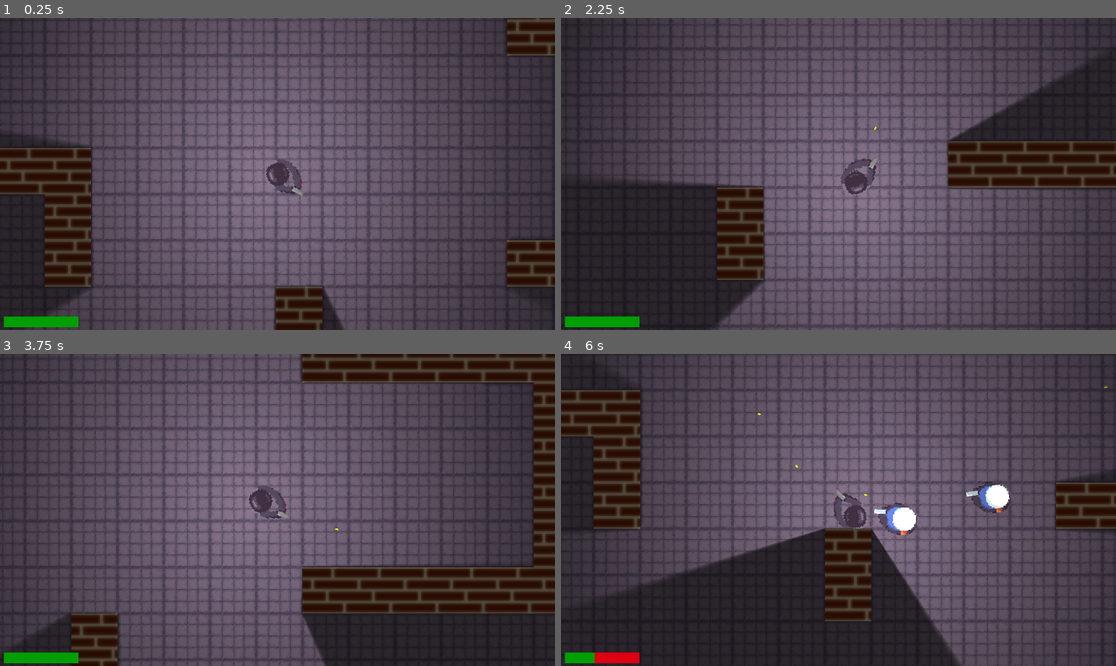
Above: before the commit, frames 1-4 (two rows, left to right).
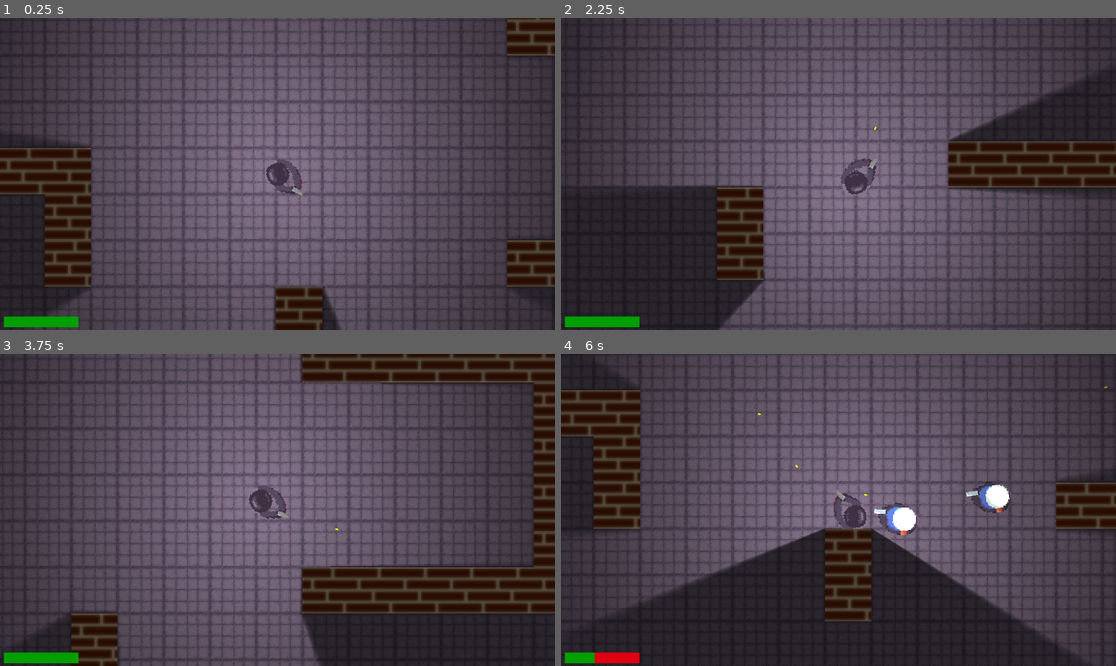
Above: after the commit, the same moments.

Repository: olzorz/THOA-SWMG
Game: Godot game, scene res://Scenes/game_scene.tscn
Two runs of this game, one before a commit and one after it. Both use one fixed random seed, a clock stepped at 60 frames per second and the inputs below.
Inputs (mouse positions are in pixels of both pictures, inside the frame that each line leads up to):
- Up to frame 1 (0.25 s): no input
- Up to frame 2 (2.25 s): tap Enter at 0.5 s; move the mouse to (960, 158) at 0.52 s; hold D (move_right) 0.53-1.28 s; click (960, 158) at 0.6 s; move the mouse to (727, 189) at 1.27 s; hold S (move_down) 1.28-2.03 s; click (727, 189) at 1.35 s; move the mouse to (894, 105) at 2.02 s; hold D (move_right) from 2.03 s (still down); click (894, 105) at 2.1 s
- Up to frame 3 (3.75 s): move the mouse to (249, 572) at 2.77 s; release D (move_right) at 2.78 s; hold W (move_up) 2.78-3.53 s; click (249, 572) at 2.85 s; move the mouse to (444, 556) at 3.52 s; hold A (move_left) from 3.53 s (still down); click (444, 556) at 3.6 s
- Up to frame 4 (6 s): move the mouse to (672, 463) at 4.27 s; click (672, 463) at 4.35 s; move the mouse to (866, 510) at 5.02 s; release A (move_left) at 5.03 s; hold S (move_down) 5.03-5.78 s; click (866, 510) at 5.1 s; move the mouse to (755, 432) at 5.77 s; hold D (move_right) from 5.78 s (still down); click (755, 432) at 5.85 s

The runs differ from the first frame. In frame 1, less than 0.1% of the frame differs, in the area x 16-92%, y 42-100%; in frame 2, 1.0%; in frame 3, 0.1%; in frame 4, 6.3%, in the area x 7-94%, y 47-100%.

Commit message:
Improved player lighting
Point light isn't affected by player rotation (or existence) anymore.

Diff:
--- a/Scenes/game_scene.tscn
+++ b/Scenes/game_scene.tscn
@@ -2,6 +2,7 @@
 
 [ext_resource type="PackedScene" uid="uid://bhdfpyul7vfk5" path="res://Scenes/player.tscn" id="1_x87qo"]
 [ext_resource type="Texture2D" uid="uid://cntdaq1scsi55" path="res://Assets/spritesheet.png" id="2_6h5vk"]
+[ext_resource type="Script" uid="uid://cysdsowrgwmi8" path="res://Scripts/point_light_2d.gd" id="2_fiftr"]
 [ext_resource type="Script" uid="uid://dxurshdg6ys01" path="res://Scripts/spawner_engine.gd" id="4_fiftr"]
 
 [sub_resource type="OccluderPolygon2D" id="OccluderPolygon2D_6h5vk"]
@@ -60,15 +61,15 @@
 tile_set = SubResource("TileSet_fiftr")
 rendering_quadrant_size = 8
 
+[node name="PointLight2D" type="PointLight2D" parent="." unique_id=1808399134]
+shadow_enabled = true
+shadow_filter = 2
+texture = SubResource("GradientTexture2D_fiftr")
+script = ExtResource("2_fiftr")
+
 [node name="player" parent="." unique_id=1717010026 instance=ExtResource("1_x87qo")]
 position = Vector2(4, -4)
 movement_speed = 100.0
-
-[node name="PointLight2D" type="PointLight2D" parent="player" unique_id=1808399134]
-position = Vector2(-4, 4)
-shadow_enabled = true
-shadow_filter = 2
-texture = SubResource("GradientTexture2D_fiftr")
 
 [node name="Camera2D" type="Camera2D" parent="player" unique_id=1192824796]
 zoom = Vector2(3, 3)
--- /dev/null
+++ b/Scripts/point_light_2d.gd
@@ -0,0 +1,8 @@
+extends PointLight2D
+
+@onready var player := $"../player"
+
+# Called every frame. 'delta' is the elapsed time since the previous frame.
+func _physics_process(delta: float) -> void:
+	if player:
+		global_position = player.global_position
Not shown, added: Scripts/point_light_2d.gd.uid
